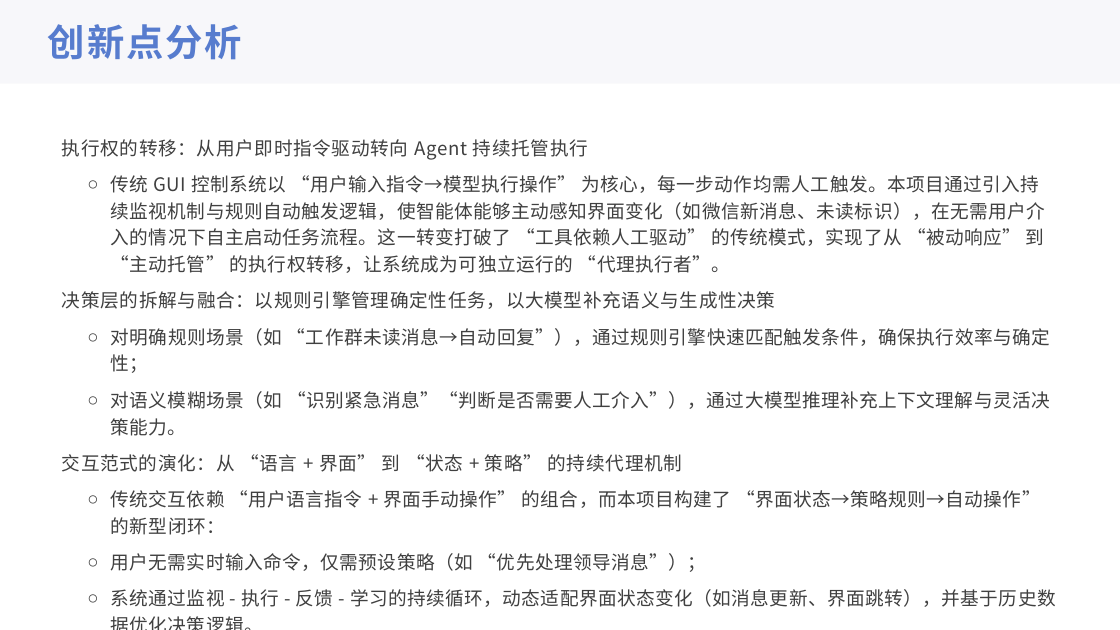
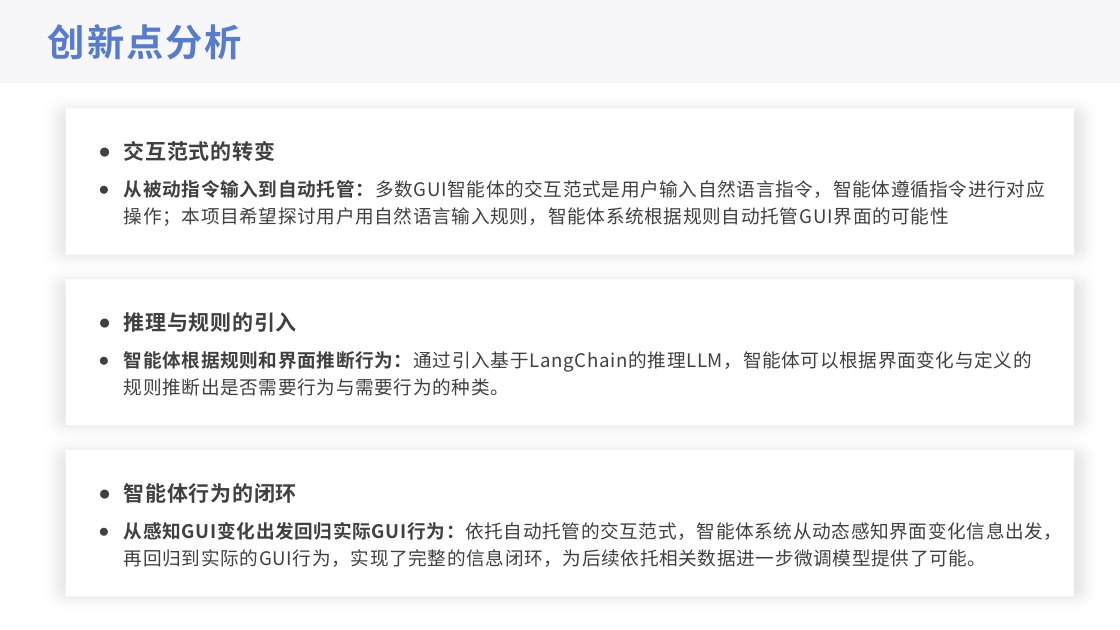
Before and after one commit to 221240008/2025_AI_projrct, a slide deck: slide 12 of 中期展示.pptx. Drawn at 1120x630 pixels with LibreOffice and Linux fonts; fonts in the diff are those of the drawing. Boxes give left, top, right and bottom in pixels: in the first picture for what was removed or moved away, otherwise in the second. Text is boxed around its words. In the diff, an @@ line names an element or a change of style, - is before the commit and + after.

```diff
--- a/中期展示.pptx
+++ b/中期展示.pptx
@@ rectangle added at (66,108,1074,255), fill #FFFFFF @@
@@ text removed at (62,139,1056,607) @@
-1. 执行权的转移：从用户即时指令驱动转向 Agent 持续托管执行
-  ○ 传统 GUI 控制系统以 “用户输入指令→模型执行操作” 为核心，每一步动作均需人工触发。本项目通过引入持续监视机制与规则自动触发逻辑，使智能体能够主动感知界面变化（如微信新消息、未读标识），在无需用户介入的情况下自主启动任务流程。这一转变打破了 “工具依赖人工驱动” 的传统模式，实现了从 “被动响应” 到 “主动托管” 的执行权转移，让系统成为可独立运行的 “代理执行者”。
-2. 决策层的拆解与融合：以规则引擎管理确定性任务，以大模型补充语义与生成性决策
-  ○ 对明确规则场景（如 “工作群未读消息→自动回复”），通过规则引擎快速匹配触发条件，确保执行效率与确定性；
-  ○ 对语义模糊场景（如 “识别紧急消息”“判断是否需要人工介入”），通过大模型推理补充上下文理解与灵活决策能力。
-3. 交互范式的演化：从 “语言 + 界面” 到 “状态 + 策略” 的持续代理机制
-  ○ 传统交互依赖 “用户语言指令 + 界面手动操作” 的组合，而本项目构建了 “界面状态→策略规则→自动操作” 的新型闭环：
-  ○ 用户无需实时输入命令，仅需预设策略（如 “优先处理领导消息”）；
-  ○ 系统通过监视 - 执行 - 反馈 - 学习的持续循环，动态适配界面状态变化（如消息更新、界面跳转），并基于历史数据优化决策逻辑。
@@ text added at (124,141,1045,226), 16 pt, text #404040 @@
+● 交互范式的转变
+● 从被动指令输入到自动托管：多数GUI智能体的交互范式是用户输入自然语言指令，智能体遵循指令进行对应操作；本项目希望探讨用户用自然语言输入规则，智能体系统根据规则自动托管GUI界面的可能性
@@ rectangle added at (66,280,1074,426), fill #FFFFFF @@
@@ text added at (124,312,1032,396), 16 pt, text #404040 @@
+● 推理与规则的引入
+● 智能体根据规则和界面推断行为：通过引入基于LangChain的推理LLM，智能体可以根据界面变化与定义的规则推断出是否需要行为与需要行为的种类。
@@ rectangle added at (66,450,1074,597), fill #FFFFFF @@
@@ text added at (124,483,1063,567), 16 pt, text #404040 @@
+● 智能体行为的闭环
+● 从感知GUI变化出发回归实际GUI行为：依托自动托管的交互范式，智能体系统从动态感知界面变化信息出发，再回归到实际的GUI行为，实现了完整的信息闭环，为后续依托相关数据进一步微调模型提供了可能。
```
Also in this commit, not shown: 2 other slides changed.
